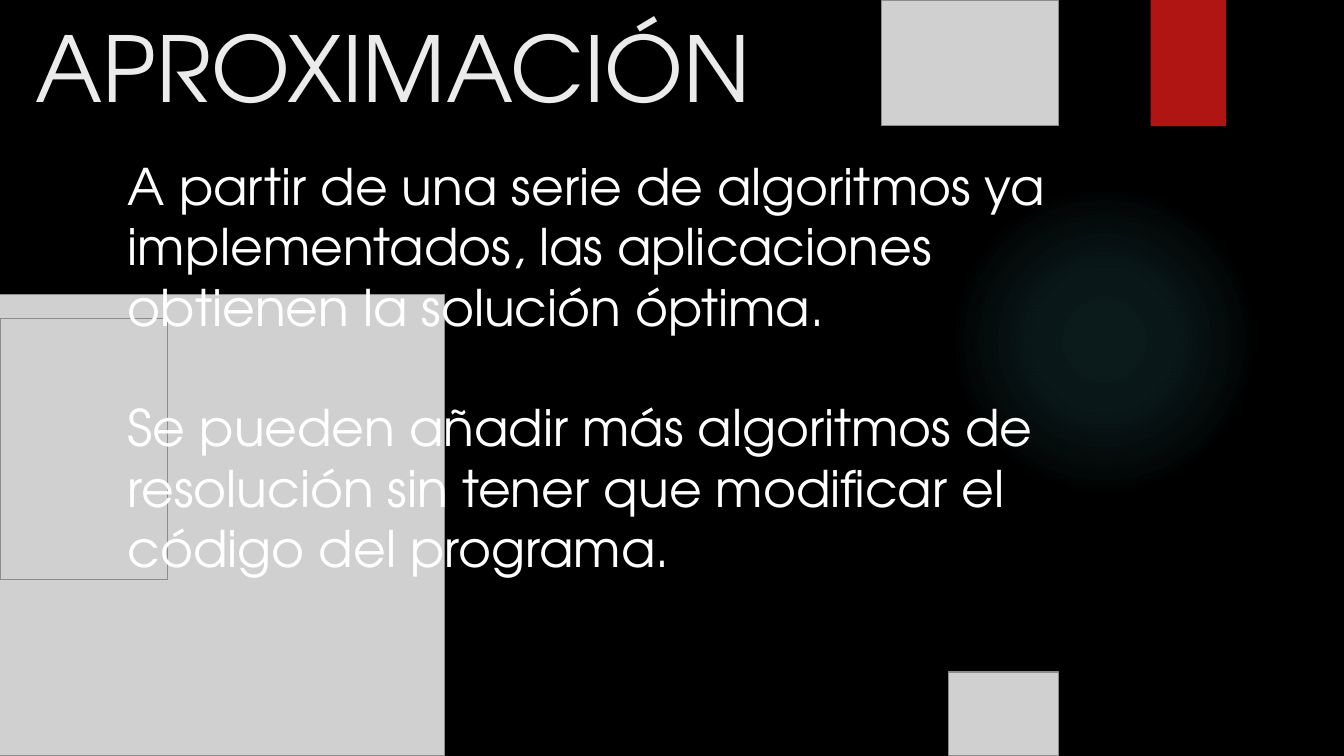
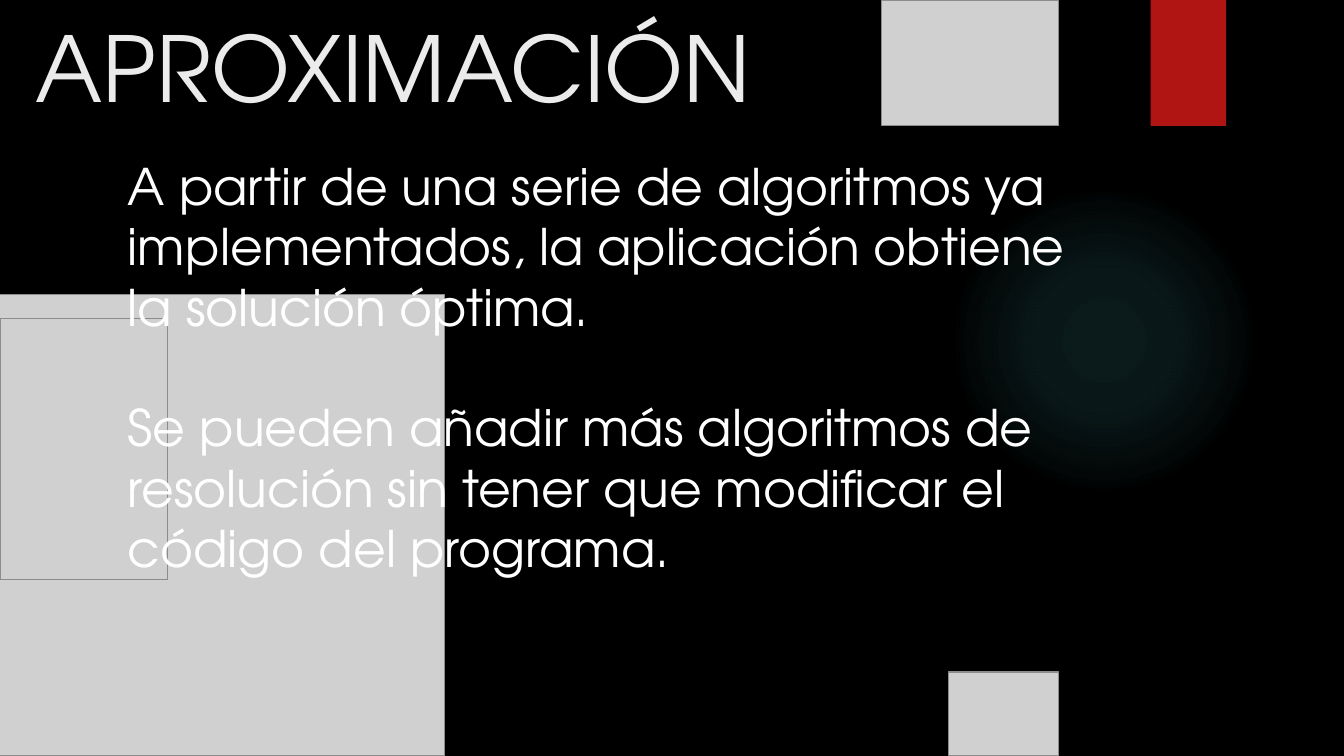
Before and after one commit to miguelgonpam/HACKATHON-2025, a slide deck: slide 4 of HACKATHON-GAA.pptx. Drawn at 1344x756 pixels with LibreOffice and Linux fonts; fonts in the diff are those of the drawing; grey boxes stand for pictures; background and template pictures are left out. Boxes give left, top, right and bottom in pixels: in the first picture for what was removed or moved away, otherwise in the second. Text is boxed around its words. In the diff, an @@ line names an element or a change of style, - is before the commit and + after.

```diff
--- a/HACKATHON-GAA.pptx
+++ b/HACKATHON-GAA.pptx
@@ text at [128,167,1065,350]: text changed @@
-A partir de una serie de algoritmos ya implementados, las aplicaciones obtienen la solución óptima.
+A partir de una serie de algoritmos ya implementados, la aplicación obtiene la solución óptima.
```
Also in this commit, not shown: 1 slide added.
